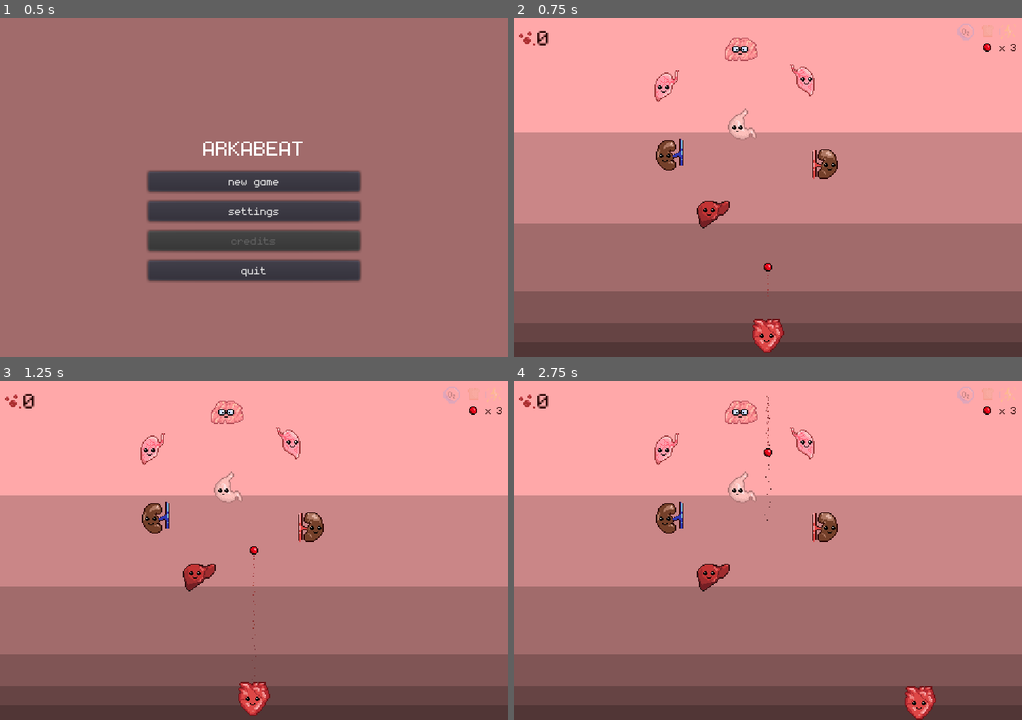
Above: before the commit, frames 1-4 (two rows, left to right).
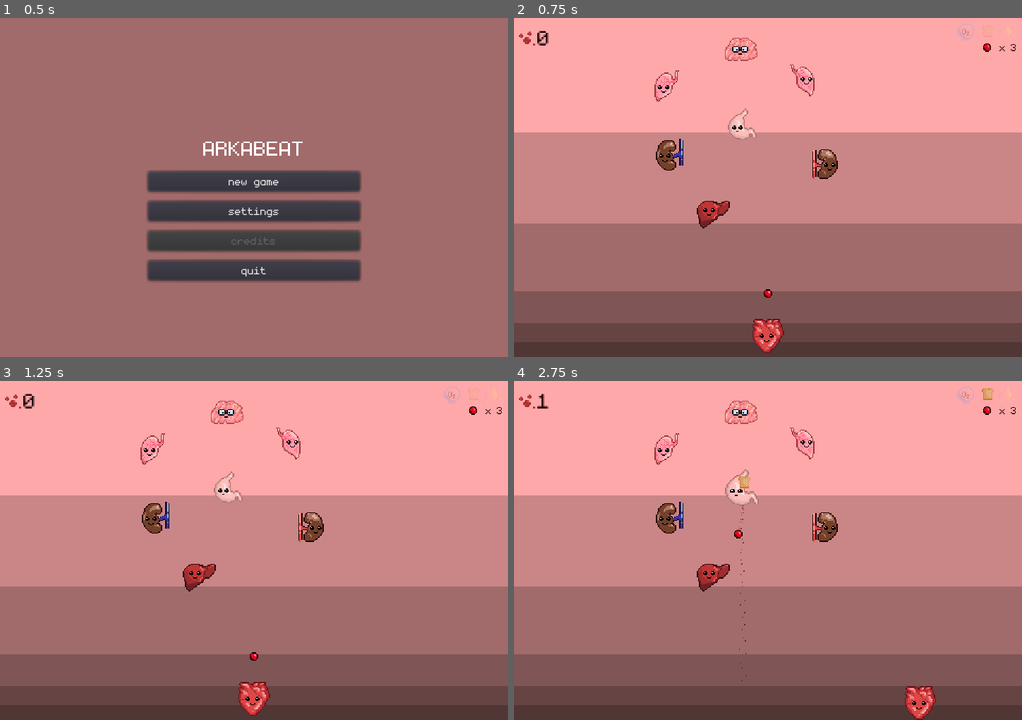
Above: after the commit, the same moments.

Repository: dmitriy-shmilo/arkabeat
Game: Godot game, scene res://screens/title/title.tscn
The game is run twice, just before and just after one commit, with the same random seed, the same clock (stepped at 60 frames per second) and the same inputs. Sound files missing from this copy of the repository are replaced by a short silence.
Inputs (mouse positions are in pixels of both pictures, inside the frame that each line leads up to):
- Up to frame 1 (0.5 s): no input
- Up to frame 2 (0.75 s): click "new game" at 0.5 s
- Up to frame 3 (1.25 s): no input
- Up to frame 4 (2.75 s): tap Enter at 1.25 s; move the mouse to (742, 618) at 1.27 s; click (742, 618) at 1.42 s; move the mouse to (920, 601) at 2.02 s; click (920, 601) at 2.17 s

Frame 1 is identical in both runs. In frame 2, less than 0.1% of the frame differs, in the area x 49-51%, y 72-83%; in frame 3, less than 0.1%; in frame 4, 0.5%, in the area x 4-95%, y 2-89%.
Error in both runs: Trying to assign value of type 'AnimatedSprite' to a variable of type 'Sprite'. (res://bat/bat.gd:6)

Commit message:
Add projectile launching state

Diff:
--- a/bat/projectile.gd
+++ b/bat/projectile.gd
@@ -3,15 +3,25 @@
 
 signal collided(other)
 
-export (Vector2) var direction: Vector2 = Vector2.UP
+export (Vector2) var direction: Vector2 = Vector2.ZERO setget set_direction
 export (float) var speed: float = 150.0
 export (float) var max_speed: float = 500.0
+
+onready var _trail_particles = $TrailParticles
 
 func speed_up(amount: float):
 	speed = clamp(speed + amount, 0, max_speed)
 
 func _physics_process(delta):
+	if direction == Vector2.ZERO:
+		return
+
 	var collision = move_and_collide(direction * speed * delta)
 	if collision:
 		emit_signal("collided", collision.collider)
 		direction = direction.bounce(collision.normal)
+
+
+func set_direction(value):
+	direction = value
+	_trail_particles.visible = value != Vector2.ZERO
--- a/bat/projectile.tscn
+++ b/bat/projectile.tscn
@@ -27,7 +27,8 @@
 position = Vector2( 165.305, 122.035 )
 script = ExtResource( 2 )
 
-[node name="Particles2D" type="Particles2D" parent="."]
+[node name="TrailParticles" type="Particles2D" parent="."]
+visible = false
 amount = 40
 local_coords = false
 process_material = SubResource( 3 )
--- a/screens/main/main.gd
+++ b/screens/main/main.gd
@@ -1,9 +1,16 @@
 extends Node2D
+
+enum GAME_STATE {
+	PAUSE,
+	LAUNCHING,
+	PLAYING,
+}
 
 const Organ = preload("res://organ/organ.gd")
 
 const SPEEDUP_AMOUNT = 5.0
 const BAT_Y_ALLOWANCE = 50.0
+const PROJECTILE_OFFSET = 40.0
 const PauseScene = preload("res://screens/settings/settings.tscn")
 const LooseStream = preload("res://screens/main/loose.wav")
 
@@ -23,6 +30,7 @@
 
 var _score: int = 0
 var _lives: int = 3
+var _state = GAME_STATE.LAUNCHING
 
 var _resources: Dictionary = {
 	Organ.RESOURCE_TYPE.OXYGEN : 0,
@@ -45,7 +53,9 @@
 
 
 func _unhandled_input(event: InputEvent):
-	if event is InputEventMouseMotion:
+	if _state == GAME_STATE.LAUNCHING and event is InputEventMouseButton:
+		_set_state(GAME_STATE.PLAYING)
+	elif event is InputEventMouseMotion:
 		var position = (event as InputEventMouseMotion).position
 		position.y = clamp(_bat.position.y + event.relative.y, \
 			get_viewport_rect().size.y - BAT_Y_ALLOWANCE, \
@@ -53,18 +63,34 @@
 		position.x = clamp(position.x, \
 			0, get_viewport_rect().size.x)
 		_bat.position = position
-		return
+
+		if _state == GAME_STATE.LAUNCHING:
+			_projectile.position.x = _bat.position.x
+			_projectile.position.y = _bat.position.y - PROJECTILE_OFFSET
+
+
+func _set_state(new_state):
+	_state = new_state
+	match new_state:
+		GAME_STATE.LAUNCHING:
+			_projectile.position.x = _bat.position.x
+			_projectile.position.y = _bat.position.y - PROJECTILE_OFFSET
+			_projectile.direction = Vector2.ZERO
+		GAME_STATE.PLAYING:
+			_projectile.direction = Vector2.UP
 
 
 func _on_Projectile_collided(other):
 	if other == _floor:
+		_set_state(GAME_STATE.LAUNCHING)
 		_lives -= 1
 		emit_signal("lives_changed", _lives)
 		_audio.stream = LooseStream
 		_audio.play()
 
 		if _lives <= 0:
-			_projectile.queue_free()
+			_projectile.visible = false
+			_projectile.direction = Vector2.ZERO
 			yield(_audio, "finished")
 			PersistedSettings.last_score = _score
 			if _score > PersistedSettings.best_score:
--- a/screens/main/main.tscn
+++ b/screens/main/main.tscn
@@ -17,25 +17,25 @@
 [sub_resource type="RectangleShape2D" id=2]
 extents = Vector2( 250, 5 )
 
-[sub_resource type="AtlasTexture" id=6]
-atlas = ExtResource( 8 )
-region = Rect2( 80, 0, 16, 16 )
-
-[sub_resource type="AtlasTexture" id=3]
-atlas = ExtResource( 8 )
-region = Rect2( 0, 0, 16, 16 )
-
-[sub_resource type="AtlasTexture" id=4]
-atlas = ExtResource( 8 )
-region = Rect2( 32, 0, 16, 16 )
-
-[sub_resource type="AtlasTexture" id=5]
-atlas = ExtResource( 8 )
-region = Rect2( 16, 0, 16, 16 )
-
 [sub_resource type="AtlasTexture" id=7]
 atlas = ExtResource( 10 )
 region = Rect2( 488, 8, 16, 15 )
+
+[sub_resource type="AtlasTexture" id=6]
+atlas = ExtResource( 8 )
+region = Rect2( 80, 0, 16, 16 )
+
+[sub_resource type="AtlasTexture" id=3]
+atlas = ExtResource( 8 )
+region = Rect2( 0, 0, 16, 16 )
+
+[sub_resource type="AtlasTexture" id=4]
+atlas = ExtResource( 8 )
+region = Rect2( 32, 0, 16, 16 )
+
+[sub_resource type="AtlasTexture" id=5]
+atlas = ExtResource( 8 )
+region = Rect2( 16, 0, 16, 16 )
 
 [node name="Main" type="Node2D"]
 script = ExtResource( 1 )
@@ -124,6 +124,49 @@
 mouse_filter = 2
 theme = ExtResource( 6 )
 script = ExtResource( 7 )
+__meta__ = {
+"_edit_use_anchors_": false
+}
+
+[node name="LivesContainer" type="HBoxContainer" parent="CanvasLayer/GUI"]
+anchor_left = 1.0
+anchor_right = 1.0
+margin_left = -42.0
+margin_top = 20.0
+margin_right = -5.0
+margin_bottom = 36.0
+alignment = 2
+__meta__ = {
+"_edit_use_anchors_": false
+}
+
+[node name="LivesIcon" type="TextureRect" parent="CanvasLayer/GUI/LivesContainer"]
+margin_right = 16.0
+margin_bottom = 16.0
+rect_min_size = Vector2( 16, 16 )
+texture = SubResource( 7 )
+__meta__ = {
+"_edit_use_anchors_": false
+}
+
+[node name="X" type="Label" parent="CanvasLayer/GUI/LivesContainer"]
+margin_left = 20.0
+margin_top = 1.0
+margin_right = 26.0
+margin_bottom = 14.0
+custom_colors/font_color = Color( 0.14902, 0.0117647, 0.00392157, 1 )
+text = "x"
+__meta__ = {
+"_edit_use_anchors_": false
+}
+
+[node name="LivesCount" type="Label" parent="CanvasLayer/GUI/LivesContainer"]
+margin_left = 30.0
+margin_top = 1.0
+margin_right = 36.0
+margin_bottom = 14.0
+custom_colors/font_color = Color( 0.14902, 0.0117647, 0.00392157, 1 )
+text = "0"
 __meta__ = {
 "_edit_use_anchors_": false
 }
@@ -205,49 +248,6 @@
 
 [node name="BackButton" parent="CanvasLayer/GUI/Settings/VBoxContainer" index="3"]
 text = "resume"
-
-[node name="LivesContainer" type="HBoxContainer" parent="CanvasLayer/GUI"]
-anchor_left = 1.0
-anchor_right = 1.0
-margin_left = -42.0
-margin_top = 20.0
-margin_right = -5.0
-margin_bottom = 36.0
-alignment = 2
-__meta__ = {
-"_edit_use_anchors_": false
-}
-
-[node name="LivesIcon" type="TextureRect" parent="CanvasLayer/GUI/LivesContainer"]
-margin_right = 16.0
-margin_bottom = 16.0
-rect_min_size = Vector2( 16, 16 )
-texture = SubResource( 7 )
-__meta__ = {
-"_edit_use_anchors_": false
-}
-
-[node name="X" type="Label" parent="CanvasLayer/GUI/LivesContainer"]
-margin_left = 20.0
-margin_top = 1.0
-margin_right = 26.0
-margin_bottom = 14.0
-custom_colors/font_color = Color( 0.14902, 0.0117647, 0.00392157, 1 )
-text = "x"
-__meta__ = {
-"_edit_use_anchors_": false
-}
-
-[node name="LivesCount" type="Label" parent="CanvasLayer/GUI/LivesContainer"]
-margin_left = 30.0
-margin_top = 1.0
-margin_right = 36.0
-margin_bottom = 14.0
-custom_colors/font_color = Color( 0.14902, 0.0117647, 0.00392157, 1 )
-text = "0"
-__meta__ = {
-"_edit_use_anchors_": false
-}
 [connection signal="lives_changed" from="." to="CanvasLayer/GUI" method="_on_Main_lives_changed"]
 [connection signal="resource_gained" from="." to="CanvasLayer/GUI" method="_on_Main_resource_gained"]
 [connection signal="resource_lost" from="." to="CanvasLayer/GUI" method="_on_Main_resource_lost"]
